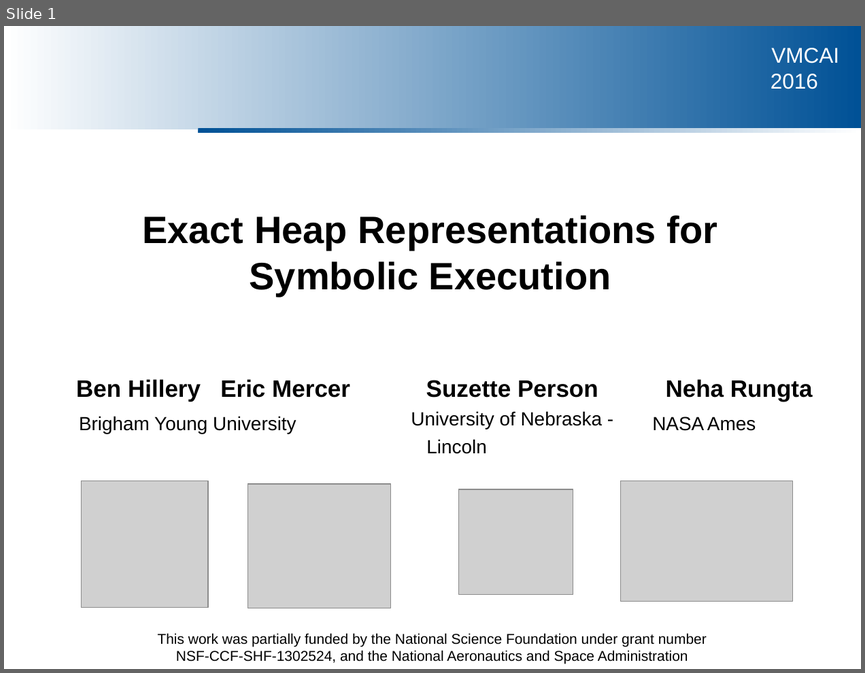
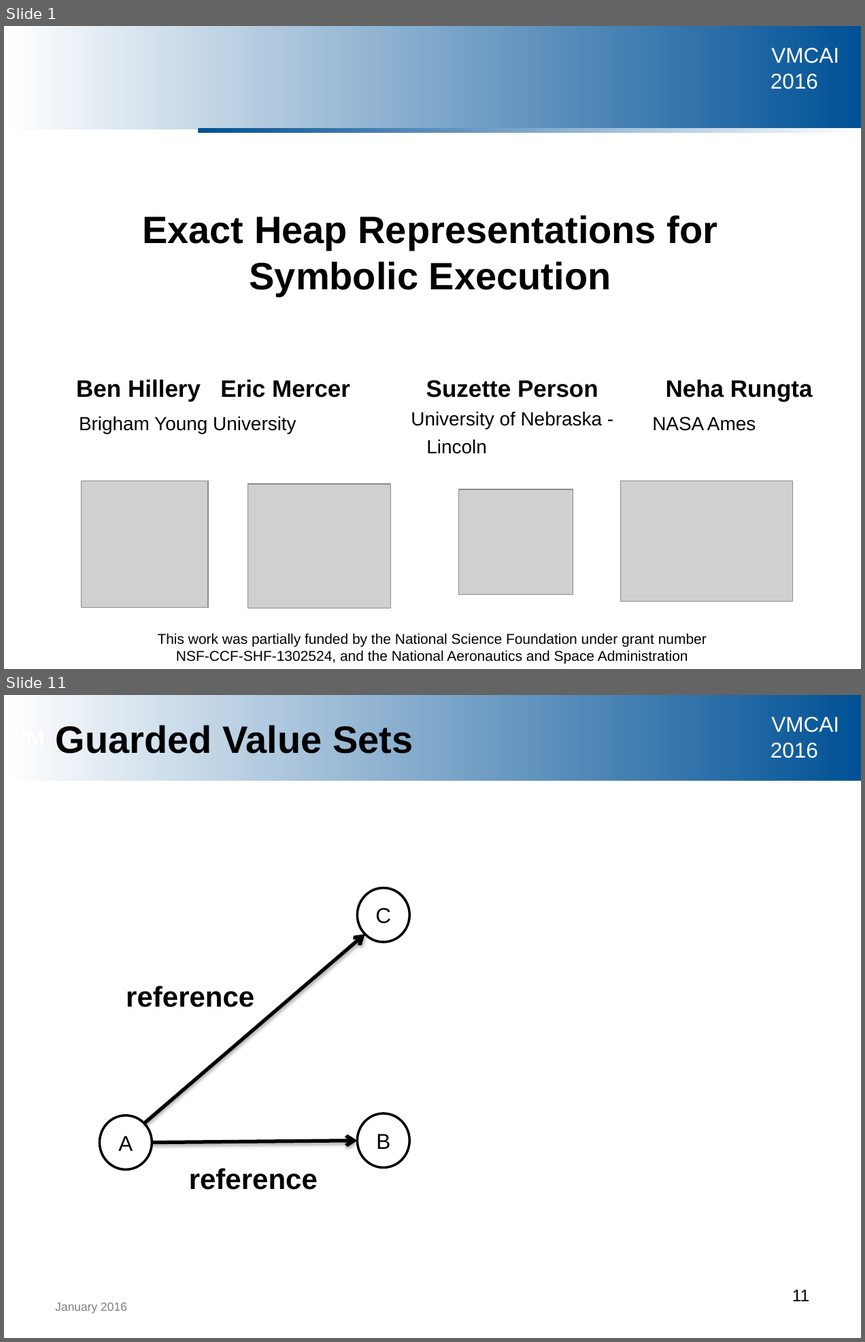
Before and after one commit to ericmercer/uber-lazy, a slide deck: vmcai-2016-slides/vmcai_presentation.pptx. Shown one above the other, each under a label of ours: slide 1 before the commit, slides 1 and 11 after it; the slides between them are not shown. The pictures are 865x673 and 865x1342 pixels, drawn with LibreOffice and Linux fonts; fonts in the diff are those of the drawing; grey boxes stand for pictures; background and template pictures are left out. Boxes give left, top, right and bottom in pixels: in the first picture for what was removed or moved away, otherwise in the second. Text is boxed around its words. In the diff, an @@ line names an element or a change of style, - is before the commit and + after.

```diff
--- a/vmcai-2016-slides/vmcai_presentation.pptx
+++ b/vmcai-2016-slides/vmcai_presentation.pptx
@@ slide 11 added at (x1=4, y1=695, x2=861, y2=1338), background #FFFFFF; not listed: 1 template element that a slide beside it also shows @@
@@ rectangle added at (x1=4, y1=695, x2=861, y2=781), fill gradient #FFFFFF to #005196 @@
@@ rectangle added at (x1=4, y1=695, x2=861, y2=781), fill gradient #FFFFFF to #005196, 18 pt, text #FFFFFF, bold @@
+VM
@@ title added at (x1=56, y1=725, x2=413, y2=753), 32 pt, text #000000, bold @@
+Guarded Value Sets
@@ ellipse added at (x1=357, y1=888, x2=409, y2=942), fill #FFFFFF, outline #000000 2 pt, 18 pt, text #000000 @@
+C
@@ arrow added from (145, 1123) to (364, 934), #000000 3 pt @@
@@ text added at (x1=126, y1=985, x2=254, y2=1007), 24 pt, text #000000, bold @@
+reference
@@ ellipse added at (x1=100, y1=1115, x2=152, y2=1169), fill #FFFFFF, outline #000000 2 pt, 18 pt, text #000000 @@
+A
@@ ellipse added at (x1=357, y1=1113, x2=409, y2=1167), fill #FFFFFF, outline #000000 2 pt, 18 pt, text #000000 @@
+B
@@ arrow added from (152, 1142) to (357, 1140), #000000 3 pt @@
@@ text added at (x1=189, y1=1168, x2=317, y2=1189), 24 pt, text #000000, bold @@
+reference
@@ text added at (x1=55, y1=1302, x2=127, y2=1313), 10 pt, text #808080 @@
+January 2016
@@ page number added at (x1=792, y1=1289, x2=809, y2=1301), 14 pt, text #000000 @@
+11
```
Also in this commit, not shown: 6 slides changed, 14 other slides added.
